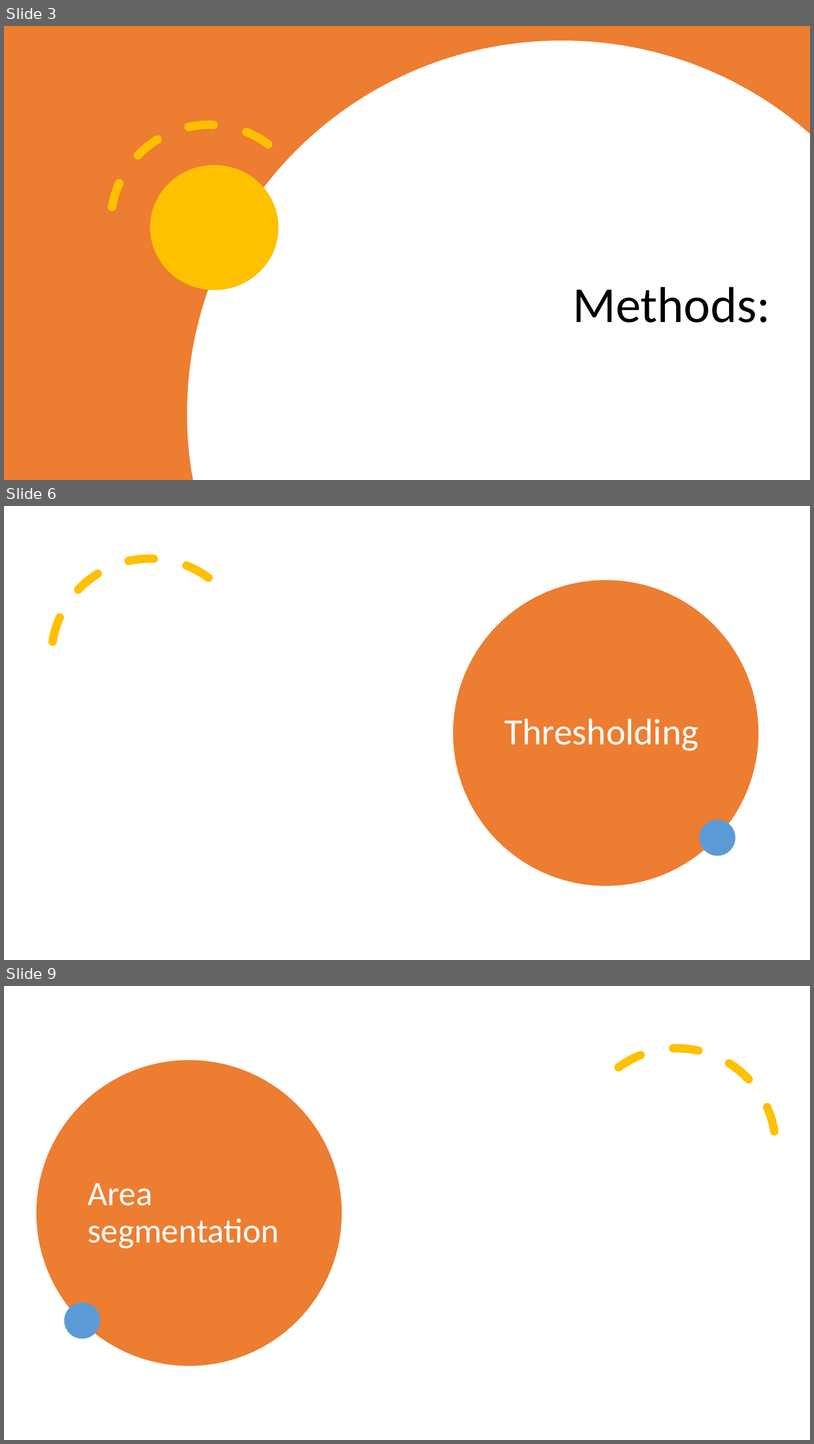
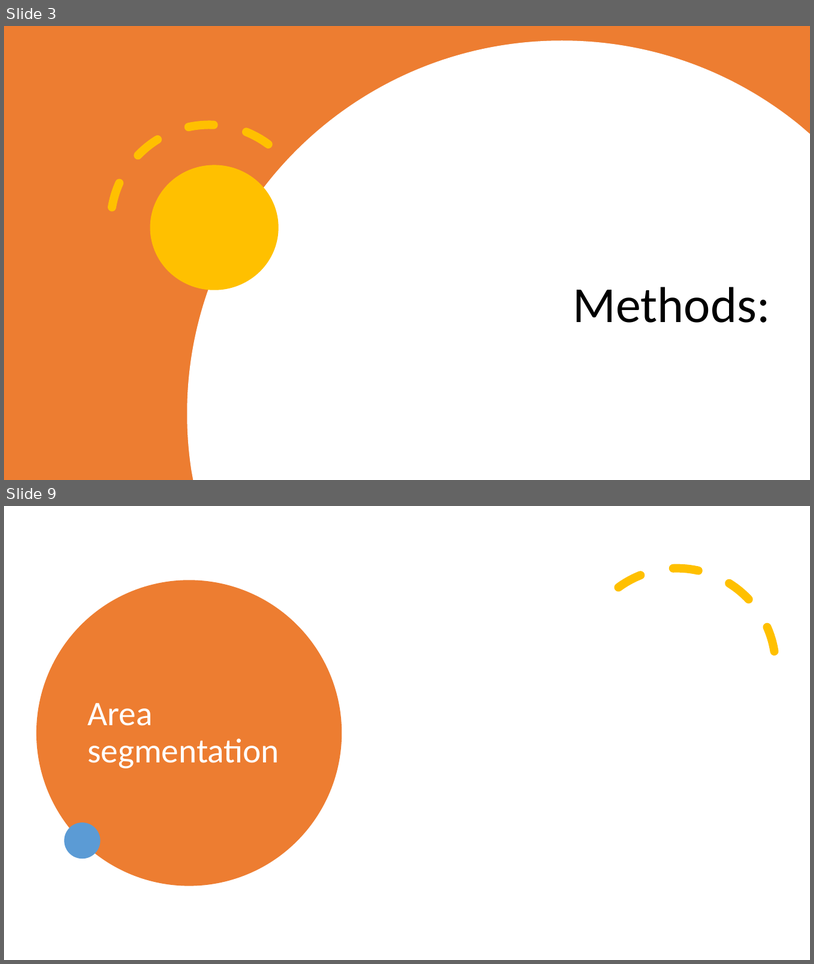
Before and after one commit to bidlekm/Captcha_Detection, a slide deck: Intro2IA_Mini_Project_complete/mini_project/presentation.pptm. Shown one above the other, each under a label of ours: slides 3, 6 and 9 before the commit, slides 3 and 9 after it; the slides between them are not shown. The pictures are 814x1444 and 814x964 pixels, drawn with LibreOffice and Linux fonts; fonts in the diff are those of the drawing. Boxes give left, top, right and bottom in pixels: in the first picture for what was removed or moved away, otherwise in the second. Text is boxed around its words. In the diff, an @@ line names an element or a change of style, - is before the commit and + after.

```diff
--- a/Intro2IA_Mini_Project_complete/mini_project/presentation.pptm
+++ b/Intro2IA_Mini_Project_complete/mini_project/presentation.pptm
@@ slide 6 removed at (4,506,810,960), background #FFFFFF @@
@@ arc (boxed as its full ellipse) removed at (15,523,285,793) @@
@@ ellipse removed at (453,580,759,885) @@
@@ title removed at (504,718,699,751) @@
-Thresholding
@@ ellipse removed at (699,819,736,856) @@
```
Also in this commit, not shown: 5 slides changed, 2 slides added, 1 other slide removed.
